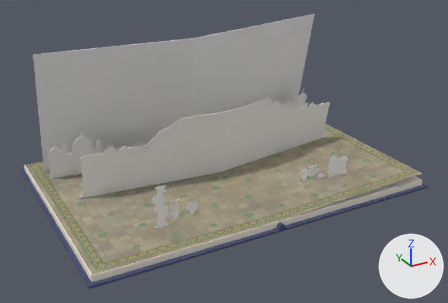
What one commit did to the glTF model live/ebony-horse-s05/exit.glb.
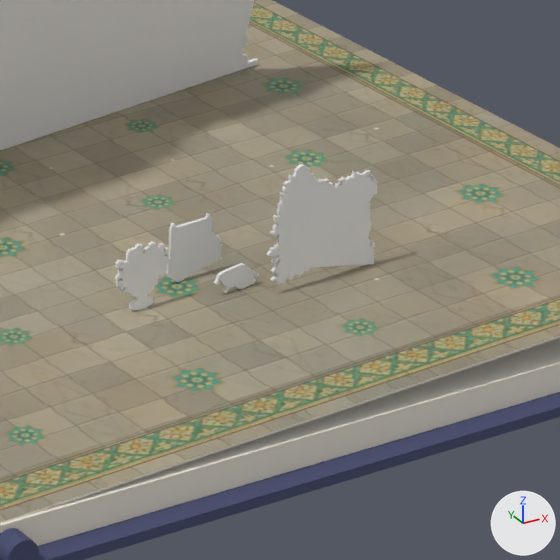
The first picture shows the older version from a camera (50 mm lens) standing at (-1.61, -3.0, 1.63) and looking at (-0.01, -0.1, 0.18). The close-ups show the older and then the newer version on the part from 62% to 85% of the width and 41% to 75% of the height of that picture. Only the edits that show in the close-ups are written down. The axes (+X, +Y, +Z) are drawn at lower right. The lights are the same throughout. Where no turn or scale is listed for an object, it has been applied to the vertices. Vertices at exactly the same position are counted once.

Names of what the first close-up shows: 'Cylinder', 'block1', 'cover1', 'cushion-tray-r-card_1', 'jasmine-leg-r-card_1', 'jasmine-planter-r-card_1', 'jasmine-trellis1', 'page-next', 'rleaf-page', 'tiled-seat-r-card_1' and 1 more.
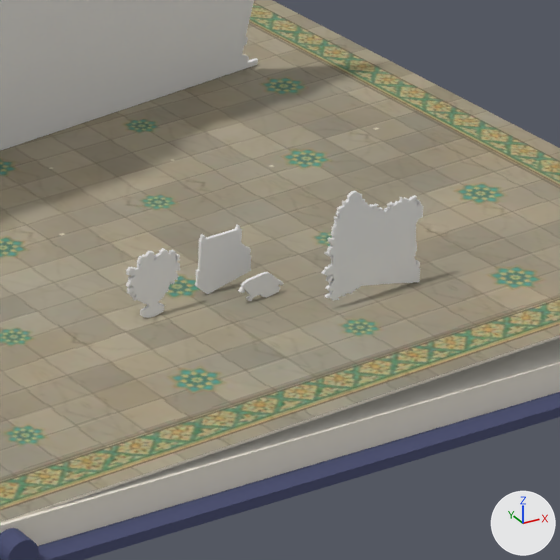
Pixel boxes (x1, y1, x2, y2) of what changed, in the close-ups (560 x 560 px):
'jasmine-leg-r-card_1', moved, rescaled (8% narrower, 8% shorter)
    before: (267, 164, 378, 284)
    after: (321, 191, 423, 301)
'tiled-seat-r-card_1', moved
    before: (165, 213, 222, 282)
    after: (195, 224, 251, 294)
'jasmine-planter-r-card_1', moved
    before: (115, 241, 169, 310)
    after: (126, 248, 180, 318)
'cushion-tray-r-card_1', moved
    before: (214, 263, 259, 293)
    after: (238, 271, 284, 301)

What changed in the scene script:
```text
Change me_jasmine_leg_r_card:
    used by ob_jasmine_leg_r_card_1; location = (0.559, -0.434, 0.026)
    remove me_jasmine_leg_r_card.from_pydata(...)  # 720 vertices, 1436 faces; spans x -0.0746..0.0721, y 0.0..0.004, z 0.0033..0.1444
    add me_jasmine_leg_r_card.from_pydata(...)  # 720 vertices, 1436 faces; spans x -0.0679..0.0656, y 0.0..0.004, z 0.003..0.1315
    me_jasmine_leg_r_card part 1: the whole mesh is scaled about the mesh origin by (0.91, 1, 0.91)
Change ob_cushion_tray_r_card_1:
    ob_cushion_tray_r_card_1.location: (0.47, -0.404, 0.022) -> (0.48, -0.434, 0.022)
Change ob_jasmine_leg_r_card_1:
    ob_jasmine_leg_r_card_1.location: (0.559, -0.434, 0.026) -> (0.579, -0.494, 0.026)
Change ob_jasmine_planter_r_card_1:
    ob_jasmine_planter_r_card_1.location: (0.36, -0.384, 0.017) -> (0.36, -0.404, 0.017)
Change ob_tiled_seat_r_card_1:
    ob_tiled_seat_r_card_1.location: (0.45, -0.354, 0.021) -> (0.46, -0.394, 0.021)
```
